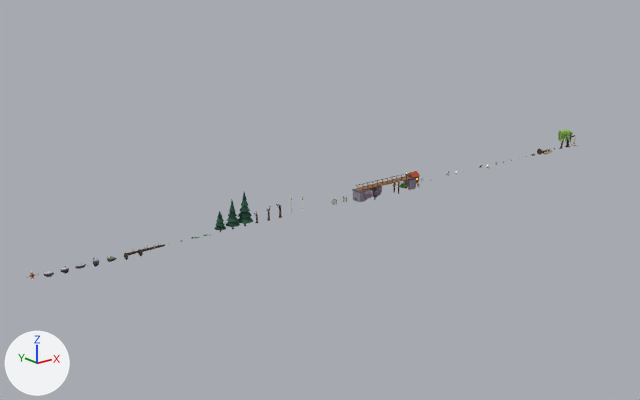
One commit to the glTF model public/models/river.glb: the scene before it, then after it.
Both versions are drawn from a 50 mm lens placed at (-64.0, -493.0, 40.0), pointed at (100.0, -289.0, -42.0). Lighting does not change. The marker at lower left points along +X, +Y and +Z. The older version comes first. Where no turn or scale is listed for an object, it has been applied to the vertices.

The scene before the commit, as lines of its bpy script (objects in view):
```python
ob_bridge = bpy.data.objects.new('bridge', me_bridge)
ob_bridge.location = (116.0, -300.0, -40.0)
ob_cabin = bpy.data.objects.new('cabin', me_cabin)
ob_cabin.location = (128.0, -300.0, -40.0)
ob_crag_0 = bpy.data.objects.new('crag_0', me_crag_0)
ob_crag_0.location = (108.0, -300.0, -40.0)
ob_crag_1 = bpy.data.objects.new('crag_1', me_crag_1)
ob_crag_1.location = (112.0, -300.0, -40.0)
ob_pine_0 = bpy.data.objects.new('pine_0', me_pine_0)
ob_pine_0.location = (56.0, -300.0, -40.0)
ob_pine_1 = bpy.data.objects.new('pine_1', me_pine_1)
ob_pine_1.location = (60.0, -300.0, -40.0)
ob_pine_2 = bpy.data.objects.new('pine_2', me_pine_2)
ob_pine_2.location = (64.0, -300.0, -40.0)
ob_tree_1_trunk = bpy.data.objects.new('tree_1_trunk', me_tree_1_trunk)
ob_tree_1_trunk.location = (72.0, -300.0, -40.0)
```
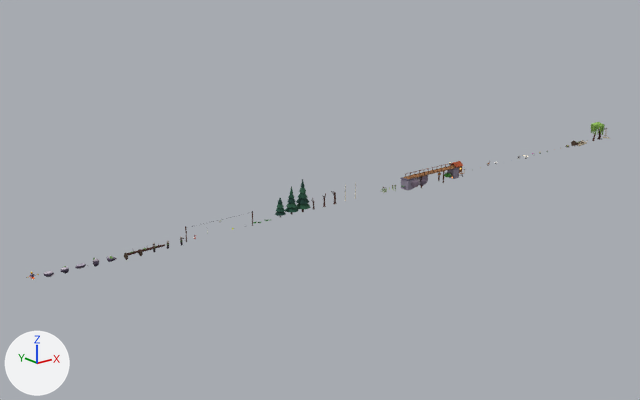
Location of each change, (x1, y1, x2, y2) in pixels of the pictures (640 x 400 px):
'bridge', moved
    before: (352, 173, 416, 202)
    after: (400, 163, 460, 190)
'pine_2', moved
    before: (237, 192, 253, 226)
    after: (296, 179, 311, 212)
'pine_1', moved
    before: (226, 201, 240, 229)
    after: (285, 186, 298, 215)
'crown', moved
    before: (558, 129, 573, 142)
    after: (591, 122, 605, 135)
'pine_0', moved
    before: (214, 211, 226, 232)
    after: (275, 198, 286, 217)
'cabin', moved
    before: (406, 171, 420, 187)
    after: (450, 161, 464, 177)
'crag_1', moved
    before: (371, 186, 382, 198)
    after: (418, 175, 428, 186)
'crag_0', moved
    before: (363, 189, 373, 200)
    after: (411, 178, 420, 188)
'trunk', moved
    before: (537, 148, 550, 155)
    after: (571, 140, 583, 146)
'swing_trunk', moved
    before: (565, 135, 576, 147)
    after: (597, 128, 607, 140)
'driftwood', moved
    before: (543, 148, 554, 155)
    after: (577, 140, 587, 146)
'tree_1_trunk', moved
    before: (267, 206, 271, 221)
    after: (323, 193, 326, 207)

The change, as a list of edits to the scene's bpy script:
```text
Change ob_pine_0:
    ob_pine_0.location: (56.0, -300.0, -40.0) -> (76.0, -300.0, -40.0)
Change ob_pine_1:
    ob_pine_1.location: (60.0, -300.0, -40.0) -> (80.0, -300.0, -40.0)
Change ob_pine_2:
    ob_pine_2.location: (64.0, -300.0, -40.0) -> (84.0, -300.0, -40.0)
Change ob_tree_1_trunk:
    ob_tree_1_trunk.location: (72.0, -300.0, -40.0) -> (92.0, -300.0, -40.0)
Change ob_crag_0:
    ob_crag_0.location: (108.0, -300.0, -40.0) -> (128.0, -300.0, -40.0)
Change ob_crag_1:
    ob_crag_1.location: (112.0, -300.0, -40.0) -> (132.0, -300.0, -40.0)
Change ob_bridge:
    ob_bridge.location: (116.0, -300.0, -40.0) -> (136.0, -300.0, -40.0)
Change ob_cabin:
    ob_cabin.location: (128.0, -300.0, -40.0) -> (148.0, -300.0, -40.0)
Change ob_trunk:
    ob_trunk.location: (192.0, -300.0, -40.0) -> (212.0, -300.0, -40.0)
Change ob_driftwood:
    ob_driftwood.location: (196.0, -300.0, -40.0) -> (216.0, -300.0, -40.0)
Change ob_crown:
    ob_crown.location: (204.0, -300.0, -40.0) -> (224.0, -300.0, -40.0)
Change ob_swing_trunk:
    ob_swing_trunk.location: (208.0, -300.0, -40.0) -> (228.0, -300.0, -40.0)
```
